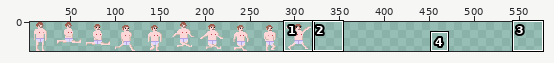
Two states of a sprite sheet, goto_dungeon/Sprites/chraracterSprites/naked.png. Above: a wide view before the commit, with the close-up outlined.
Close-up. Before:
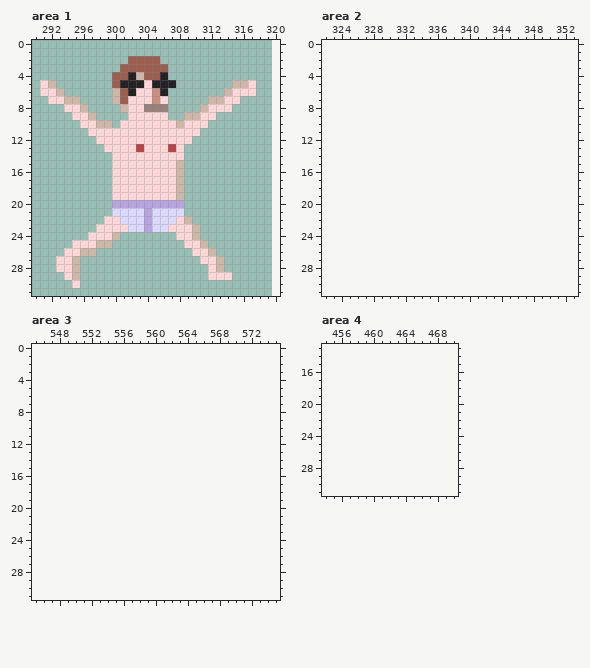
The file is 320x32 pixels. Shown: area 1: x 290..320, y 0..31; area 2: x 322..353, y 0..31; area 3: x 545..575, y 0..31; area 4: x 454..470, y 13..31. The old version is drawn lined up with the new one, on the new canvas. The wide view leaves out empty margins. The commit also changed other parts of the picture, which this record leaves out.
New version:
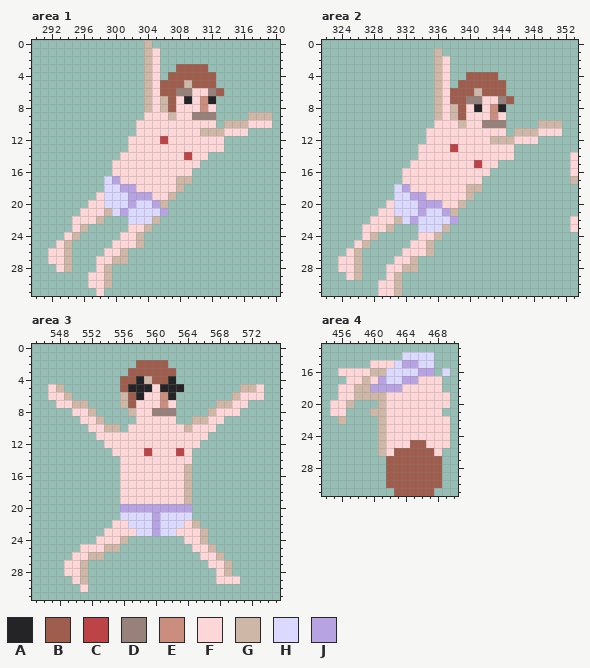
Palette (. is transparent): A #242326  B #9f5d4d  C #bd4446  D #98817b  E #ca8d7e  F #fdd7d8  G #cfb7a8  H #dbd9ff  J #b7a3e1
Edits made:
canvas 320x32 -> 576x32
Changed rows in their new state; - is an unchanged pixel.
Area 1:
first column x 291:
 0 -------------G---------------
 1 -------------GF--------------
 2 -----------..GF--------------
 3 ----------...GF.-BBBB--------
 4 ---------....GF.BBBBBB-------
 5 ..-------....GFBBBGBBB--...--
 6 ...------....GFBBDDFFDB....--
 7 -....----....GFGBFAFEA...----
 8 ---...----...GFGBFFFE-..-----
 9 ----...----..---GFFDDD----GGG
10 -----....-..-----F---F-GGGFFF
11 ------......--------GGGFFF---
12 -------....----C---FFFF------
13 --------...-F---F-FFFFF------
14 ---------.--------CFF--------
15 -----------------FFF---------
16 -----------------FF----------
17 --------HJ--------G----------
18 --------HHJJ-----------------
19 -------FHHHJJJ--G.-----------
20 ------FFHHH-HH-G..-----------
21 -----FFFG-J--H-J..-----------
22 ----FFFG...--HG....----------
23 ----FG-....FFG......---------
24 ---FG-....FFG----...---------
25 --FG.....FFFG-----...--------
26 -FFG...-FFG--------...-------
27 -F-G.--FFGG---------...------
28 ---G.--FG------------..------
29 ---..-FFG------------...-----
30 ----.-FFG--------------------
31 -------F---------------------
Area 2:
first column x 324:
 1 ------------G-----------------
 2 ------------GF----------------
 3 ------------GF----------------
 4 ------------GF--BBBB----------
 5 ------------GF-BBBBBB---------
 6 ------------GFBBBGBBB---------
 7 ------------GFBBDDFFDB--------
 8 ------------GFGBFAFEA---------
 9 ------------GFGBFFFEF---------
10 ------------FFFGFFDDD----GGG--
11 -----------FFFFFFFFFF-GGGFFF--
12 -----------FFFFFFFFGGGFFF-----
13 ----------FFFFCFFFFFFF--------
14 ----------FFFFFFFFFFFF-------F
15 ---------FFFFFFFFCFF---------F
16 --------FFFFFFFFFFF----------F
17 --------FFFFFFFFFF-----------G
18 -------HJFFFFFFFGG------------
19 -------HHJJFFFFFG-------------
20 ------FHHHJJJFFG--------------
21 -----FFHHHJHHJG---------------
22 ----FFFGHJHHHHJ--------------F
23 ---FFFG---HHHG---------------F
24 ---FG-----FFG-----------------
25 --FG-----FFG------------------
26 -FG-----FFFG------------------
27 FFG----FFG--------------------
28 FFG---FFGG--------------------
29 -FG---FG----------------------
30 -----FFG----------------------
31 -----FFG----------------------
Area 3:
first column x 547:
 2 -----------BBBB------------
 3 ----------BBBBBB-----------
 4 ---------BBAGBBA-----------
 5 FG-------BAAAFAAA-------GGF
 6 FFG------GBAFFEA-------GFFF
 7 -FFGG----GBFFFEF-----GGFF--
 8 ---FFG----GFFDDD----GFFF---
 9 ----FFG----FFFFF--GGFF-----
10 -----FFGG-FFFFFFFGFFF------
11 ------FFFFFFFFFFFFFF-------
12 -------FFFFFFFFFFFF--------
13 --------FFFFCFFFCF---------
14 ---------FFFFFFFFF---------
15 ---------FFFFFFFFG---------
16 ---------FFFFFFFFG---------
17 ---------FFFFFFFFG---------
18 ---------FFFFFFFFG---------
19 ---------FFFFFFFFG---------
20 ---------JJJJJJJJJ---------
21 ---------HHHHJHHHH---------
22 --------FFHHHJHHHFG--------
23 -------FFFFHHJHHFFFG-------
24 ------FFFG-------FFG-------
25 ----FFFGG---------FFG------
26 ---FFGG------------FFG-----
27 --FFG---------------FFG----
28 --FFG----------------FG----
29 ---FG----------------FFF---
30 ----F----------------------
Area 4:
first column x 455:
14 ---------HHHH--
15 -----FFFHJJHH--
16 -FFFFGGHHHHJJ-H
17 --FFGFJHHJJFFF-
18 -FFGGJJJJFFFFF-
19 -FFGGGGFFFFFFFF
20 FFG---GFFFFFFFF
21 FF---GGFFFFFFF-
22 -G----GFFFFFFFF
23 ------GFFFFFFFF
24 ------GFFFFFFFF
25 ------GFFFBBFFF
26 ------GFBBBBBF-
27 -------BBBBBBB-
28 -------BBBBBBB-
29 -------BBBBBBB-
30 -------BBBBBBB-
31 --------BBBBB--
Boxes around the changes in both close-ups, in picture pixels (x1, y1, x2, y2):
changed: (40, 40, 272, 296)
added: (338, 48, 578, 296)
added: (48, 360, 264, 592)
added: (330, 352, 450, 496)
